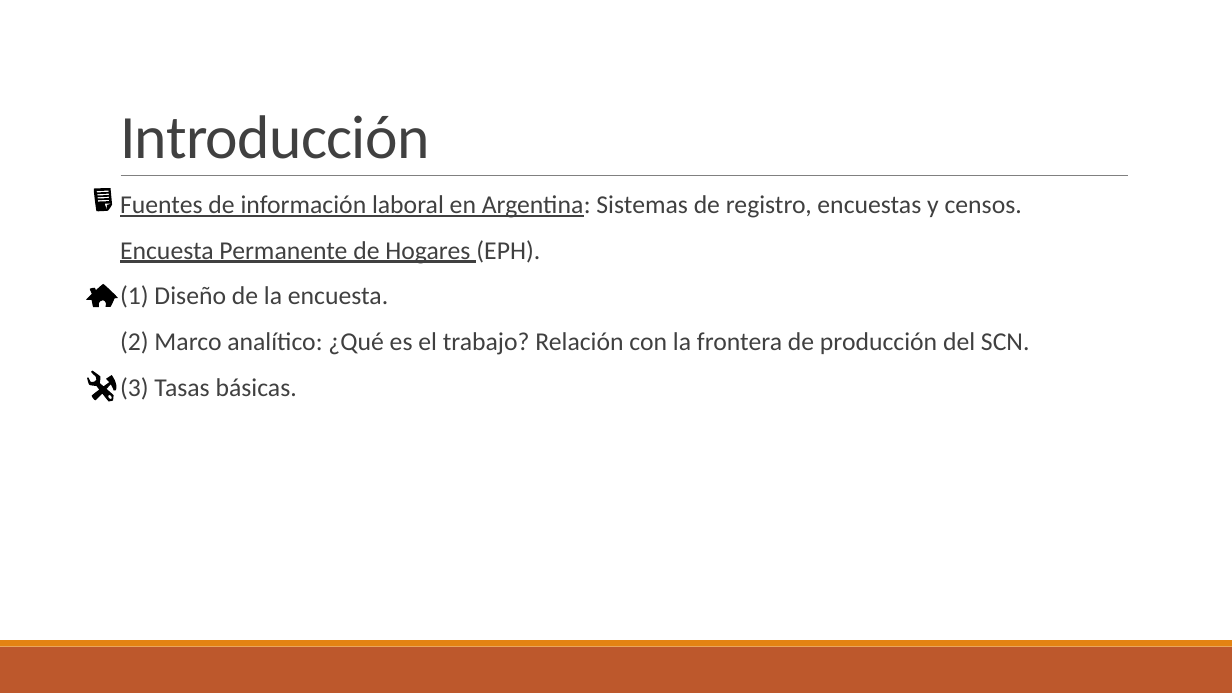
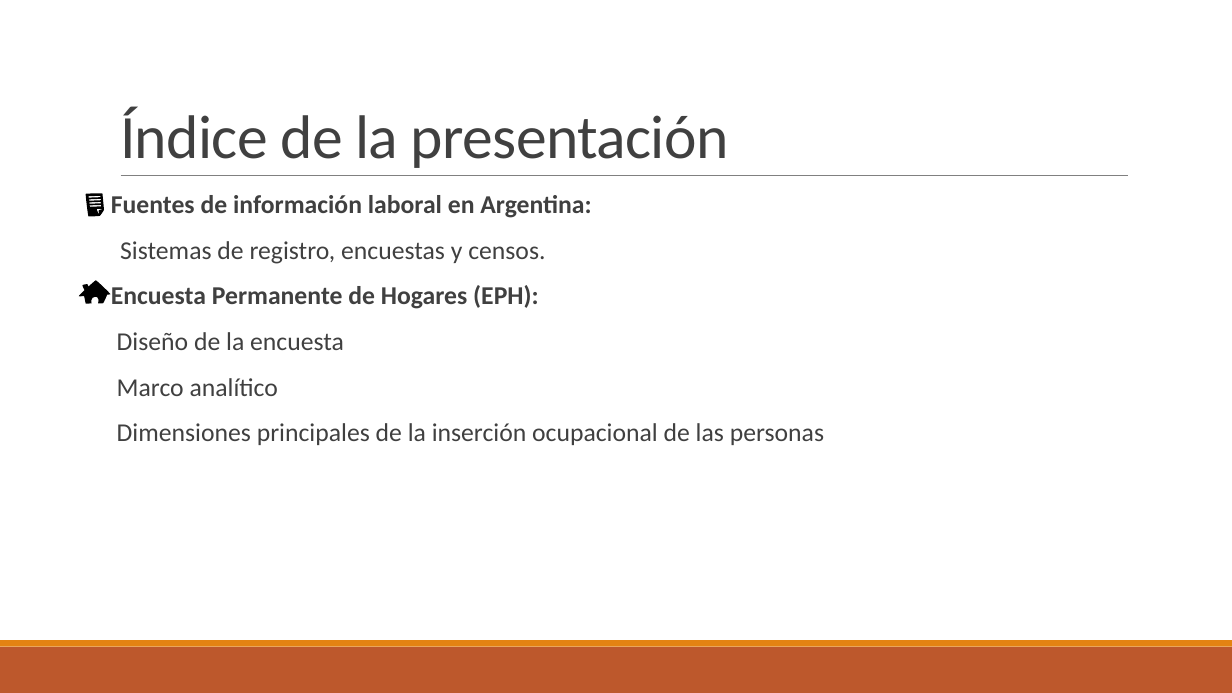
Before and after one commit to ceped-fce-uba/curso_aset, a slide deck: slide 2 of Clase 2 - EPH e Intro a Tidyverse/Presentación EPH.pptx. Drawn at 1232x693 pixels with LibreOffice and Linux fonts; fonts in the diff are those of the drawing. Boxes give left, top, right and bottom in pixels: in the first picture for what was removed or moved away, otherwise in the second. Text is boxed around its words. In the diff, an @@ line names an element or a change of style, - is before the commit and + after.

```diff
--- a/Clase 2 - EPH e Intro a Tidyverse/Presentación EPH.pptx
+++ b/Clase 2 - EPH e Intro a Tidyverse/Presentación EPH.pptx
@@ title at (120, 107, 728, 168): text changed @@
-Introducción
+Índice de la presentación
@@ freeform shape: place and size @@
-freeform shape at (93, 189, 112, 212)
+freeform shape at (85, 193, 104, 216)
@@ text at (111, 195, 824, 445): text changed @@
-  Fuentes de información laboral en Argentina: Sistemas de registro, encuestas y censos.
-  Encuesta Permanente de Hogares (EPH).
-  (1) Diseño de la encuesta.
-  (2) Marco analítico: ¿Qué es el trabajo? Relación con la frontera de producción del SCN.
-  (3) Tasas básicas.
+Fuentes de información laboral en Argentina:
+  Sistemas de registro, encuestas y censos.
+Encuesta Permanente de Hogares (EPH):
+Diseño de la encuesta
+Marco analítico
+Dimensiones principales de la inserción ocupacional de las personas
@@ freeform shape: place and size @@
-freeform shape at (86, 284, 118, 307)
+freeform shape at (79, 280, 111, 303)
@@ freeform shape removed at (87, 371, 117, 402) @@
```
Also in this commit, not shown: 8 other slides changed, 2 slides added, 3 slides removed, 7 other files.
